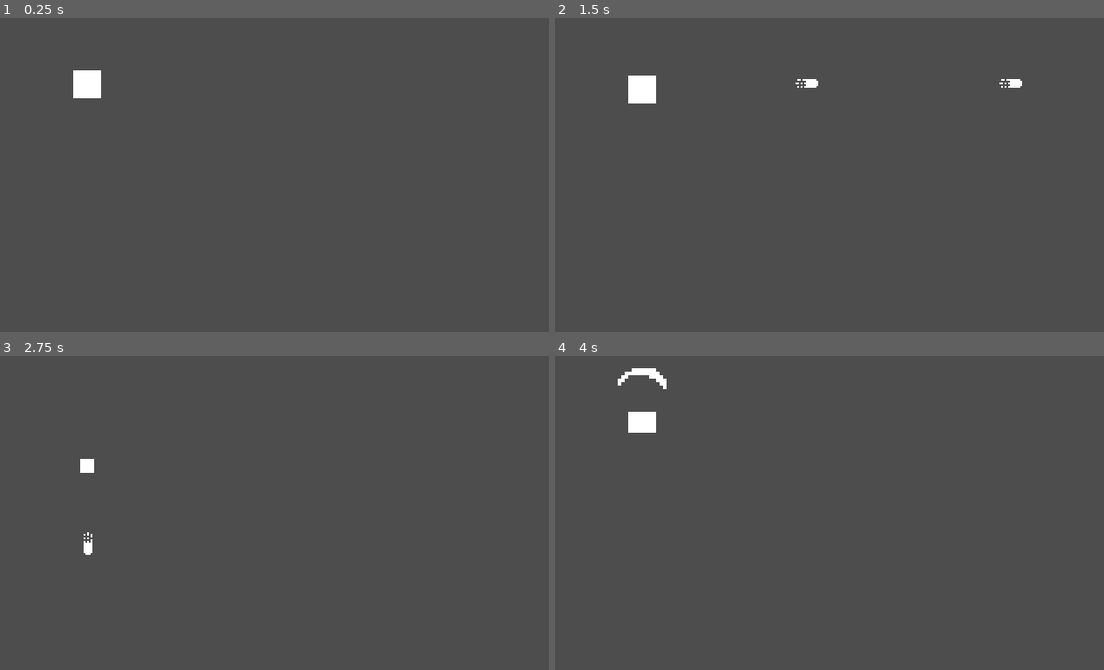
Above: before the commit, frames 1-4 (two rows, left to right).
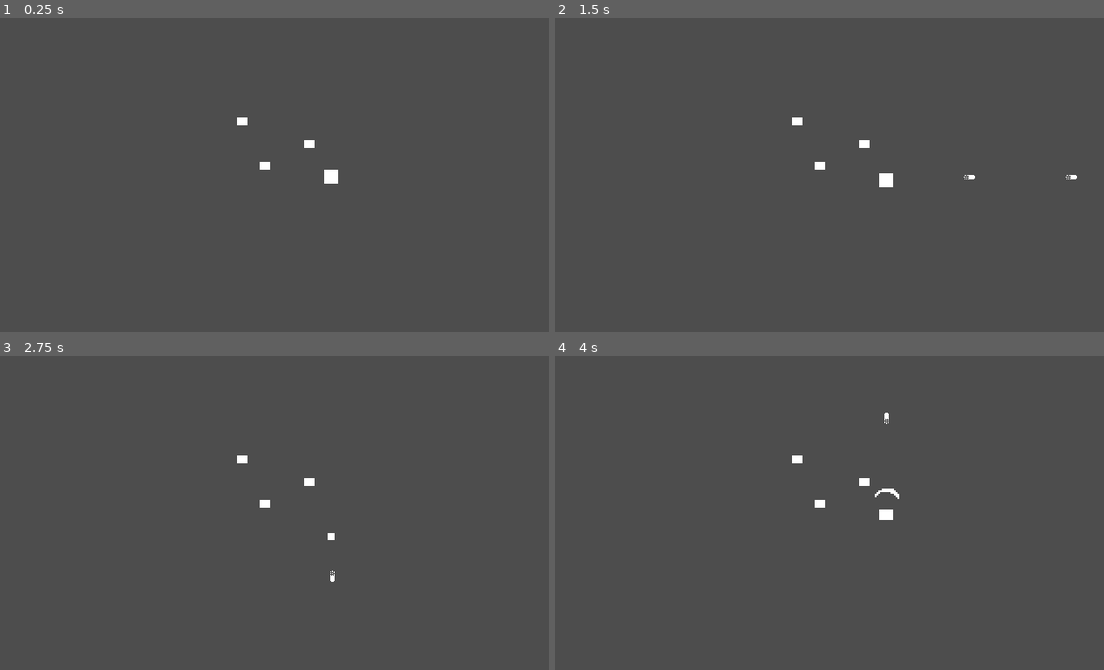
Above: after the commit, the same moments.

Repository: MortorG/WildJam67
Game: Godot game, scene res://Scenes/game.tscn
The game is run twice, just before and just after one commit, with the same random seed, the same clock (stepped at 60 frames per second) and the same inputs.
Inputs:
- Up to frame 1 (0.25 s): no input
- Up to frame 2 (1.5 s): hold D (move_right) 0.53-1.28 s; hold K (shoot) 0.53-1.28 s; tap J (slash) at 0.8, 1.35 s; hold S (move_down) from 1.28 s (still down)
- Up to frame 3 (2.75 s): tap K (shoot) at 1.55 s; release S (move_down) at 2.03 s; hold D (move_right) from 2.03 s (still down); hold K (shoot) from 2.03 s (still down); tap J (slash) at 2.3 s
- Up to frame 4 (4 s): release D (move_right) at 2.78 s; release K (shoot) at 2.78 s; hold W (move_up) 2.78-3.53 s; tap J (slash) at 2.85, 3.8 s; tap K (shoot) at 3.05 s; hold A (move_left) from 3.53 s (still down); hold K (shoot) from 3.53 s (still down)

The runs differ from the first frame. In frame 1, 0.7% of the frame differs, in the area x 13-62%, y 16-53%; in frame 2, 0.9%, in the area x 13-96%, y 18-54%; in frame 3, 0.4%; in frame 4, 0.9%.

Commit message:
Made basic enemy

Diff:
--- /dev/null
+++ b/Jam/Scenes/basic_enemy.tscn
@@ -0,0 +1,61 @@
+[gd_scene load_steps=10 format=3 uid="uid://d26gqycn8pjv"]
+
+[ext_resource type="Script" path="res://Scripts/StateMachine.gd" id="1_06oh3"]
+[ext_resource type="Script" path="res://Scripts/Enemies/Enemy.gd" id="1_qyyhf"]
+[ext_resource type="SpriteFrames" uid="uid://cq75eyvl5gaq3" path="res://Sprites/player_test_anims.tres" id="1_sdpk8"]
+[ext_resource type="Script" path="res://Scripts/Enemies/BasicEnemy/BasicEnemyIdle.gd" id="3_6gcud"]
+[ext_resource type="Script" path="res://Scripts/Enemies/BasicEnemy/BasicEnemyActive.gd" id="4_0f8ba"]
+[ext_resource type="PackedScene" uid="uid://b1g3pff7kvj1m" path="res://Scenes/health_component.tscn" id="4_c0k8c"]
+[ext_resource type="Script" path="res://Scripts/Enemies/BasicEnemy/BasicEnemyDying.gd" id="6_7s6b8"]
+
+[sub_resource type="PhysicsMaterial" id="PhysicsMaterial_uji4u"]
+
+[sub_resource type="CircleShape2D" id="CircleShape2D_lu5yq"]
+radius = 6.0
+
+[node name="Enemy" type="RigidBody2D"]
+physics_material_override = SubResource("PhysicsMaterial_uji4u")
+gravity_scale = 0.0
+lock_rotation = true
+linear_damp = 1.0
+script = ExtResource("1_qyyhf")
+
+[node name="AnimatedSprite2D" type="AnimatedSprite2D" parent="."]
+scale = Vector2(0.75, 0.75)
+sprite_frames = ExtResource("1_sdpk8")
+animation = &"die"
+frame = 1
+frame_progress = 0.123585
+
+[node name="CollisionShape2D" type="CollisionShape2D" parent="."]
+shape = SubResource("CircleShape2D_lu5yq")
+
+[node name="StateMachine" type="Node" parent="." node_paths=PackedStringArray("initialState")]
+script = ExtResource("1_06oh3")
+initialState = NodePath("idle")
+
+[node name="idle" type="Node" parent="StateMachine" node_paths=PackedStringArray("anim")]
+script = ExtResource("3_6gcud")
+anim = NodePath("../../AnimatedSprite2D")
+
+[node name="active" type="Node" parent="StateMachine" node_paths=PackedStringArray("enemy", "anim")]
+script = ExtResource("4_0f8ba")
+enemy = NodePath("../..")
+anim = NodePath("../../AnimatedSprite2D")
+
+[node name="dying" type="Node" parent="StateMachine" node_paths=PackedStringArray("enemy", "anim", "col")]
+script = ExtResource("6_7s6b8")
+enemy = NodePath("../..")
+anim = NodePath("../../AnimatedSprite2D")
+col = NodePath("../../CollisionShape2D")
+
+[node name="Timer" type="Timer" parent="StateMachine/dying"]
+wait_time = 0.5
+
+[node name="HealthComponent" parent="." instance=ExtResource("4_c0k8c")]
+max_health = 3
+cur_health = 3
+
+[connection signal="timeout" from="StateMachine/dying/Timer" to="StateMachine/dying" method="_on_timer_timeout"]
+[connection signal="on_damage" from="HealthComponent" to="StateMachine/active" method="_on_health_component_on_damage"]
+[connection signal="on_zero" from="HealthComponent" to="StateMachine/active" method="_on_health_component_on_zero"]
--- a/Jam/Scenes/game.tscn
+++ b/Jam/Scenes/game.tscn
@@ -1,7 +1,22 @@
-[gd_scene load_steps=2 format=3 uid="uid://dp4mvujgd35sx"]
+[gd_scene load_steps=3 format=3 uid="uid://dp4mvujgd35sx"]
 
 [ext_resource type="PackedScene" uid="uid://006kxed2ooro" path="res://Scenes/player.tscn" id="1_wwee3"]
+[ext_resource type="PackedScene" uid="uid://d26gqycn8pjv" path="res://Scenes/basic_enemy.tscn" id="2_qan1b"]
 
 [node name="Game" type="Node2D"]
+position = Vector2(1, 0)
 
 [node name="Player" parent="." instance=ExtResource("1_wwee3")]
+position = Vector2(379, 182.5)
+
+[node name="Enemy" parent="." node_paths=PackedStringArray("player") instance=ExtResource("2_qan1b")]
+position = Vector2(277, 119)
+player = NodePath("../Player")
+
+[node name="Enemy2" parent="." node_paths=PackedStringArray("player") instance=ExtResource("2_qan1b")]
+position = Vector2(303.5, 169.5)
+player = NodePath("../Player")
+
+[node name="Enemy3" parent="." node_paths=PackedStringArray("player") instance=ExtResource("2_qan1b")]
+position = Vector2(354.5, 145)
+player = NodePath("../Player")
--- /dev/null
+++ b/Jam/Scenes/health_component.tscn
@@ -0,0 +1,6 @@
+[gd_scene load_steps=2 format=3 uid="uid://b1g3pff7kvj1m"]
+
+[ext_resource type="Script" path="res://Scripts/HealthComponent.gd" id="1_cjy10"]
+
+[node name="HealthComponent" type="Node"]
+script = ExtResource("1_cjy10")
--- a/Jam/Scenes/player.tscn
+++ b/Jam/Scenes/player.tscn
@@ -1,68 +1,14 @@
-[gd_scene load_steps=16 format=3 uid="uid://006kxed2ooro"]
+[gd_scene load_steps=11 format=3 uid="uid://006kxed2ooro"]
 
-[ext_resource type="Texture2D" uid="uid://cown2u63ehvnq" path="res://Sprites/test.png" id="1_g8k6h"]
+[ext_resource type="SpriteFrames" uid="uid://cq75eyvl5gaq3" path="res://Sprites/player_test_anims.tres" id="1_1ufgv"]
 [ext_resource type="Script" path="res://Scripts/StateMachine.gd" id="2_03wv5"]
-[ext_resource type="Script" path="res://Scripts/Player/IdleState.gd" id="3_lpl8u"]
-[ext_resource type="Script" path="res://Scripts/Player/MovingState.gd" id="4_s5irc"]
-[ext_resource type="Script" path="res://Scripts/Player/SlashState.gd" id="5_5otrx"]
+[ext_resource type="Script" path="res://Scripts/Player/States/IdleState.gd" id="3_kk5vo"]
+[ext_resource type="Script" path="res://Scripts/Player/States/MovingState.gd" id="4_0loj3"]
+[ext_resource type="Script" path="res://Scripts/Player/States/SlashState.gd" id="5_ix6q7"]
 [ext_resource type="PackedScene" uid="uid://c3txl1it6w24b" path="res://Scenes/slash.tscn" id="6_vyje8"]
-[ext_resource type="Script" path="res://Scripts/HealthComponent.gd" id="6_xng8r"]
-[ext_resource type="Script" path="res://Scripts/Player/ShootState.gd" id="7_7k3g0"]
+[ext_resource type="Script" path="res://Scripts/Player/States/ShootState.gd" id="7_tnqmd"]
 [ext_resource type="PackedScene" uid="uid://c12nt5dkpto6n" path="res://Scenes/projectile.tscn" id="8_wgypr"]
-
-[sub_resource type="AtlasTexture" id="AtlasTexture_i2swy"]
-atlas = ExtResource("1_g8k6h")
-region = Rect2(0, 0, 16, 16)
-
-[sub_resource type="AtlasTexture" id="AtlasTexture_34msw"]
-atlas = ExtResource("1_g8k6h")
-region = Rect2(0, 4, 16, 12)
-
-[sub_resource type="AtlasTexture" id="AtlasTexture_vx8r5"]
-atlas = ExtResource("1_g8k6h")
-region = Rect2(0, 0, 8, 8)
-
-[sub_resource type="AtlasTexture" id="AtlasTexture_bkxsh"]
-atlas = ExtResource("1_g8k6h")
-region = Rect2(4, 0, 12, 16)
-
-[sub_resource type="SpriteFrames" id="SpriteFrames_a7qxu"]
-animations = [{
-"frames": [{
-"duration": 1.0,
-"texture": ExtResource("1_g8k6h")
-}],
-"loop": true,
-"name": &"idle",
-"speed": 5.0
-}, {
-"frames": [{
-"duration": 1.0,
-"texture": SubResource("AtlasTexture_i2swy")
-}, {
-"duration": 1.0,
-"texture": SubResource("AtlasTexture_34msw")
-}],
-"loop": true,
-"name": &"move",
-"speed": 5.0
-}, {
-"frames": [{
-"duration": 1.0,
-"texture": SubResource("AtlasTexture_vx8r5")
-}],
-"loop": true,
-"name": &"shoot",
-"speed": 5.0
-}, {
-"frames": [{
-"duration": 1.0,
-"texture": SubResource("AtlasTexture_bkxsh")
-}],
-"loop": true,
-"name": &"slash",
-"speed": 4.0
-}]
+[ext_resource type="PackedScene" uid="uid://b1g3pff7kvj1m" path="res://Scenes/health_component.tscn" id="9_o411l"]
 
 [sub_resource type="CircleShape2D" id="CircleShape2D_xypcx"]
 radius = 8.0
@@ -72,7 +18,7 @@
 
 [node name="AnimatedSprite2D" type="AnimatedSprite2D" parent="."]
 texture_filter = 1
-sprite_frames = SubResource("SpriteFrames_a7qxu")
+sprite_frames = ExtResource("1_1ufgv")
 animation = &"move"
 
 [node name="CollisionShape2D" type="CollisionShape2D" parent="."]
@@ -83,17 +29,17 @@
 initialState = NodePath("idle")
 
 [node name="idle" type="Node" parent="StateMachine" node_paths=PackedStringArray("anim")]
-script = ExtResource("3_lpl8u")
+script = ExtResource("3_kk5vo")
 anim = NodePath("../../AnimatedSprite2D")
 
 [node name="moving" type="Node" parent="StateMachine" node_paths=PackedStringArray("player", "anim")]
-script = ExtResource("4_s5irc")
+script = ExtResource("4_0loj3")
 player = NodePath("../..")
 anim = NodePath("../../AnimatedSprite2D")
 speed = 100.0
 
 [node name="slash" type="Node" parent="StateMachine" node_paths=PackedStringArray("anim", "slashpos")]
-script = ExtResource("5_5otrx")
+script = ExtResource("5_ix6q7")
 anim = NodePath("../../AnimatedSprite2D")
 slash = ExtResource("6_vyje8")
 slashpos = NodePath("../../SlashPos")
@@ -102,7 +48,7 @@
 wait_time = 0.25
 
 [node name="shoot" type="Node" parent="StateMachine" node_paths=PackedStringArray("anim", "shootpos")]
-script = ExtResource("7_7k3g0")
+script = ExtResource("7_tnqmd")
 anim = NodePath("../../AnimatedSprite2D")
 projectile = ExtResource("8_wgypr")
 shootpos = NodePath("../../SlashPos")
@@ -110,8 +56,9 @@
 [node name="Timer" type="Timer" parent="StateMachine/shoot"]
 wait_time = 0.3
 
-[node name="HealthComponent" type="Node" parent="."]
-script = ExtResource("6_xng8r")
+[node name="HealthComponent" parent="." instance=ExtResource("9_o411l")]
+max_health = 10
+cur_health = 10
 
 [node name="SlashPos" type="Node2D" parent="."]
 position = Vector2(25, 0)
--- a/Jam/Scenes/projectile.tscn
+++ b/Jam/Scenes/projectile.tscn
@@ -1,6 +1,6 @@
 [gd_scene load_steps=5 format=3 uid="uid://c12nt5dkpto6n"]
 
-[ext_resource type="Script" path="res://Scripts/Player/Projectile.gd" id="1_0212p"]
+[ext_resource type="Script" path="res://Scripts/Player/Attacks/Projectile.gd" id="1_m11hy"]
 [ext_resource type="Texture2D" uid="uid://b22set32o7xfv" path="res://Sprites/projectile.png" id="1_u6my2"]
 
 [sub_resource type="CapsuleShape2D" id="CapsuleShape2D_gd8pb"]
@@ -16,8 +16,8 @@
 "speed": 5.0
 }]
 
-[node name="Node2D" type="Area2D"]
-script = ExtResource("1_0212p")
+[node name="Projectile" type="Area2D"]
+script = ExtResource("1_m11hy")
 speed = 200.0
 
 [node name="CollisionShape2D" type="CollisionShape2D" parent="."]
@@ -29,4 +29,5 @@
 
 [node name="Timer" type="Timer" parent="."]
 
+[connection signal="body_entered" from="." to="." method="_on_body_entered"]
 [connection signal="timeout" from="Timer" to="." method="_on_timer_timeout"]
--- a/Jam/Scenes/slash.tscn
+++ b/Jam/Scenes/slash.tscn
@@ -1,6 +1,6 @@
 [gd_scene load_steps=5 format=3 uid="uid://c3txl1it6w24b"]
 
-[ext_resource type="Script" path="res://Scripts/Player/Slash.gd" id="1_h22l4"]
+[ext_resource type="Script" path="res://Scripts/Player/Attacks/Slash.gd" id="1_3y27o"]
 [ext_resource type="Texture2D" uid="uid://d0mecp4sln6av" path="res://Sprites/slash.png" id="2_ighhw"]
 
 [sub_resource type="RectangleShape2D" id="RectangleShape2D_ucuxr"]
@@ -17,7 +17,7 @@
 }]
 
 [node name="Slash" type="Area2D"]
-script = ExtResource("1_h22l4")
+script = ExtResource("1_3y27o")
 
 [node name="CollisionShape2D" type="CollisionShape2D" parent="."]
 shape = SubResource("RectangleShape2D_ucuxr")
--- /dev/null
+++ b/Jam/Scripts/Enemies/BasicEnemy/BasicEnemyActive.gd
@@ -0,0 +1,25 @@
+extends State
+
+@export var enemy : Enemy
+@export var anim : AnimatedSprite2D
+
+func enter():
+	anim.play("move")
+
+func physics_update(_delta):
+	var max_speed := 50
+	if enemy.linear_velocity.length_squared() > max_speed * max_speed:
+		enemy.linear_velocity = enemy.linear_velocity.normalized() * max_speed
+
+func on_hit():
+	var knockback := 60
+	enemy.apply_impulse((enemy.global_position - enemy.player.global_position).normalized() * knockback, Vector2.ZERO)
+
+func die():
+	transition.emit(self, "dying")
+
+func _on_health_component_on_damage(_prev, _cur, _max):
+	on_hit()
+
+func _on_health_component_on_zero(_prev, _cur, _max):
+	die()
--- /dev/null
+++ b/Jam/Scripts/Enemies/BasicEnemy/BasicEnemyDying.gd
@@ -0,0 +1,17 @@
+extends State
+
+@export var enemy : Enemy
+@export var anim : AnimatedSprite2D
+@export var col : CollisionShape2D
+
+func enter():
+	anim.play("die")
+	col.set_deferred("disabled", true)
+	enemy.linear_velocity = Vector2.ZERO
+	$Timer.start()
+
+func die():
+	enemy.queue_free()
+
+func _on_timer_timeout():
+	die()
--- /dev/null
+++ b/Jam/Scripts/Enemies/BasicEnemy/BasicEnemyIdle.gd
@@ -0,0 +1,17 @@
+extends State
+
+@export var anim : AnimatedSprite2D
+
+
+#TESTING
+func update(_delta):
+	activate()
+#TESTING
+
+
+
+func enter():
+	anim.play("idle")
+
+func activate():
+	transition.emit(self, "active")
--- /dev/null
+++ b/Jam/Scripts/Enemies/Enemy.gd
@@ -0,0 +1,3 @@
+extends RigidBody2D
+class_name Enemy
+@export var player : Node2D
--- a/Jam/Scripts/HealthComponent.gd
+++ b/Jam/Scripts/HealthComponent.gd
@@ -6,8 +6,8 @@
 signal on_damage (prev : int, cur : int, max : int)
 signal on_zero (prev : int, cur : int, max : int)
 
-var max_health : int
-var cur_health : int
+@export var max_health : int
+@export var cur_health : int
 
 func init(max_v : int, cur : int):
 	max_health = max_v
@@ -19,7 +19,7 @@
 	cur_health = clamp(cur_health, 0, max_health)
 
 	on_health_change.emit(prev, cur_health, max_health)
-	on_damage.emit(cur_health, max_health)
+	on_damage.emit(prev, cur_health, max_health)
 	if cur_health == 0:
 		on_zero.emit(prev, cur_health, max_health)
 	print(cur_health)
--- a/Jam/Scripts/Player/Projectile.gd
+++ b/Jam/Scripts/Player/Attacks/Projectile.gd
@@ -10,3 +10,10 @@
 
 func _on_timer_timeout():
 	self.queue_free()
+
+
+func _on_body_entered(body):
+	var health : HealthComponent = body.get_node_or_null("HealthComponent")
+	if health == null:
+		return
+	health.damage(1)
--- /dev/null
+++ b/Jam/Scripts/Player/Attacks/Slash.gd
@@ -0,0 +1,13 @@
+extends Area2D
+
+func _ready():
+	$Timer.start()
+
+func _on_timer_timeout():
+	self.queue_free()
+
+func _on_body_entered(body):
+	var health : HealthComponent = body.get_node_or_null("HealthComponent")
+	if health == null:
+		return
+	health.damage(1)
--- a/Jam/Scripts/Player/slash.gd
+++ /dev/null
@@ -1,10 +0,0 @@
-extends Area2D
-
-func _ready():
-	$Timer.start()
-
-func _on_timer_timeout():
-	self.queue_free()
-
-func _on_body_entered(_body):
-	pass # DEAL DAMAGE
--- /dev/null
+++ b/Jam/Sprites/player_test_anims.tres
@@ -0,0 +1,90 @@
+[gd_resource type="SpriteFrames" load_steps=10 format=3 uid="uid://cq75eyvl5gaq3"]
+
+[ext_resource type="Texture2D" uid="uid://cown2u63ehvnq" path="res://Sprites/test.png" id="1_r5ekp"]
+
+[sub_resource type="AtlasTexture" id="AtlasTexture_ncoy3"]
+atlas = ExtResource("1_r5ekp")
+region = Rect2(0, 0, 16, 16)
+
+[sub_resource type="AtlasTexture" id="AtlasTexture_h32eh"]
+atlas = ExtResource("1_r5ekp")
+region = Rect2(0, 0, 8, 8)
+
+[sub_resource type="AtlasTexture" id="AtlasTexture_ni5tw"]
+atlas = ExtResource("1_r5ekp")
+region = Rect2(0, 0, 5, 5)
+
+[sub_resource type="AtlasTexture" id="AtlasTexture_mry2k"]
+atlas = ExtResource("1_r5ekp")
+region = Rect2(0, 0, 2, 2)
+
+[sub_resource type="AtlasTexture" id="AtlasTexture_i2swy"]
+atlas = ExtResource("1_r5ekp")
+region = Rect2(0, 0, 16, 16)
+
+[sub_resource type="AtlasTexture" id="AtlasTexture_34msw"]
+atlas = ExtResource("1_r5ekp")
+region = Rect2(0, 4, 16, 12)
+
+[sub_resource type="AtlasTexture" id="AtlasTexture_vx8r5"]
+atlas = ExtResource("1_r5ekp")
+region = Rect2(0, 0, 8, 8)
+
+[sub_resource type="AtlasTexture" id="AtlasTexture_bkxsh"]
+atlas = ExtResource("1_r5ekp")
+region = Rect2(4, 0, 12, 16)
+
+[resource]
+animations = [{
+"frames": [{
+"duration": 1.0,
+"texture": SubResource("AtlasTexture_ncoy3")
+}, {
+"duration": 1.0,
+"texture": SubResource("AtlasTexture_h32eh")
+}, {
+"duration": 1.0,
+"texture": SubResource("AtlasTexture_ni5tw")
+}, {
+"duration": 1.0,
+"texture": SubResource("AtlasTexture_mry2k")
+}],
+"loop": false,
+"name": &"die",
+"speed": 10.0
+}, {
+"frames": [{
+"duration": 1.0,
+"texture": ExtResource("1_r5ekp")
+}],
+"loop": true,
+"name": &"idle",
+"speed": 5.0
+}, {
+"frames": [{
+"duration": 1.0,
+"texture": SubResource("AtlasTexture_i2swy")
+}, {
+"duration": 1.0,
+"texture": SubResource("AtlasTexture_34msw")
+}],
+"loop": true,
+"name": &"move",
+"speed": 5.0
+}, {
+"frames": [{
+"duration": 1.0,
+"texture": SubResource("AtlasTexture_vx8r5")
+}],
+"loop": true,
+"name": &"shoot",
+"speed": 5.0
+}, {
+"frames": [{
+"duration": 1.0,
+"texture": SubResource("AtlasTexture_bkxsh")
+}],
+"loop": true,
+"name": &"slash",
+"speed": 4.0
+}]
--- a/Jam/project.godot
+++ b/Jam/project.godot
@@ -17,8 +17,8 @@
 
 [display]
 
-window/size/viewport_width=320
-window/size/viewport_height=180
+window/size/viewport_width=640
+window/size/viewport_height=360
 window/stretch/mode="viewport"
 
 [dotnet]
Renamed: Jam/Scripts/Player/IdleState.gd -> Jam/Scripts/Player/States/IdleState.gd
Renamed: Jam/Scripts/Player/MovingState.gd -> Jam/Scripts/Player/States/MovingState.gd
Renamed: Jam/Scripts/Player/ShootState.gd -> Jam/Scripts/Player/States/ShootState.gd
Renamed: Jam/Scripts/Player/SlashState.gd -> Jam/Scripts/Player/States/SlashState.gd
